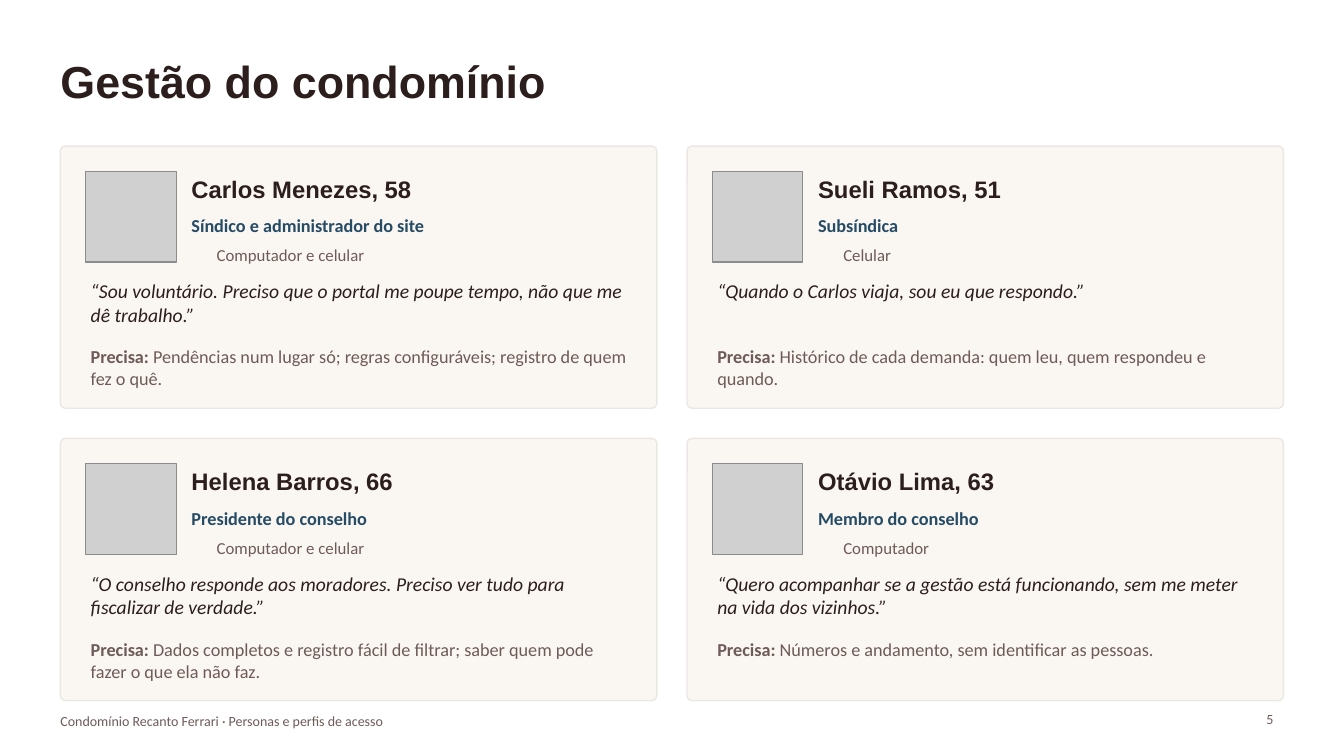
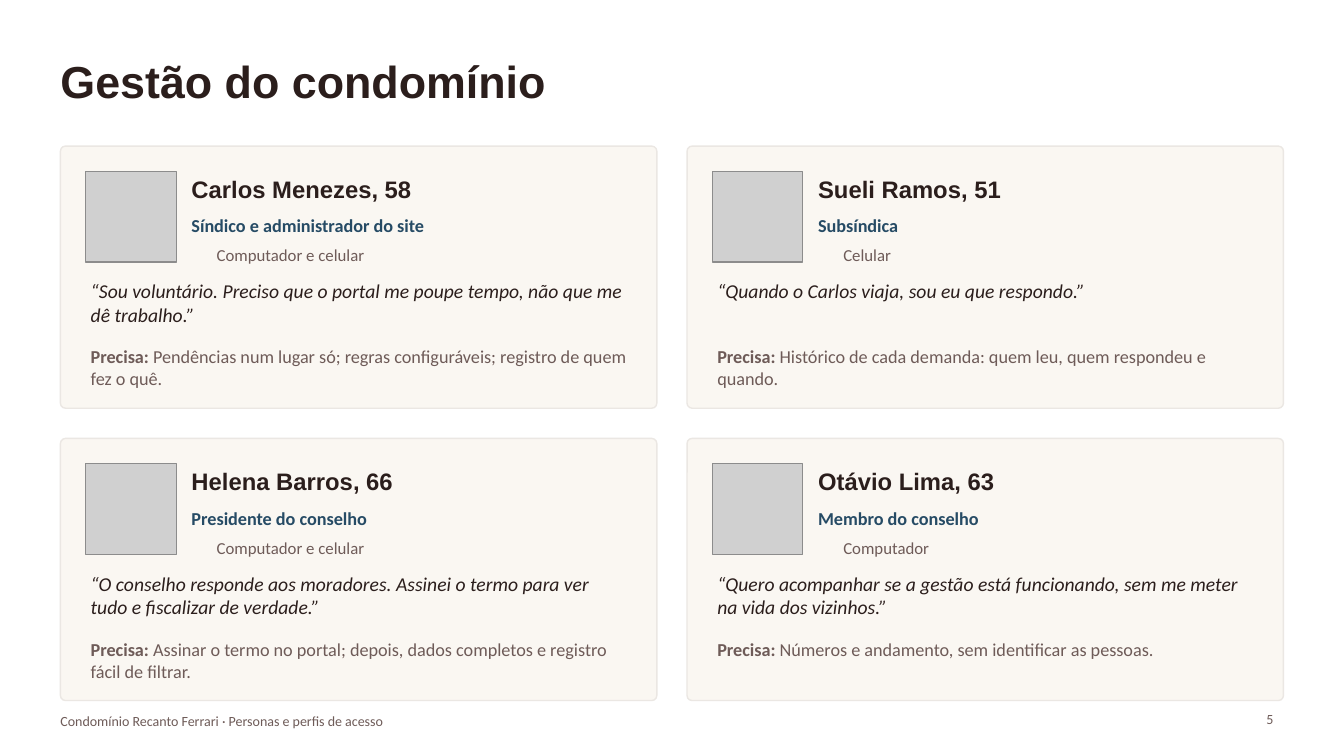
Before and after one commit to paulamuhlbach/recantoferrari, a slide deck: slide 5 of apresentacoes/Personas-e-perfis-de-acesso.pptx. Drawn at 1344x756 pixels with LibreOffice and Linux fonts; fonts in the diff are those of the drawing; grey boxes stand for pictures; background and template pictures are left out. Boxes give left, top, right and bottom in pixels: in the first picture for what was removed or moved away, otherwise in the second. Text is boxed around its words. In the diff, an @@ line names an element or a change of style, - is before the commit and + after.

```diff
--- a/apresentacoes/Personas-e-perfis-de-acesso.pptx
+++ b/apresentacoes/Personas-e-perfis-de-acesso.pptx
@@ text at [91, 577, 589, 617]: text changed @@
-“O conselho responde aos moradores. Preciso ver tudo para fiscalizar de verdade.”
+“O conselho responde aos moradores. Assinei o termo para ver tudo e fiscalizar de verdade.”
@@ text at [91, 643, 606, 678]: text changed @@
-Precisa: Dados completos e registro fácil de filtrar; saber quem pode fazer o que ela não faz.
+Precisa: Assinar o termo no portal; depois, dados completos e registro fácil de filtrar.
```
Also in this commit, not shown: 5 other slides changed, 2 other files.
